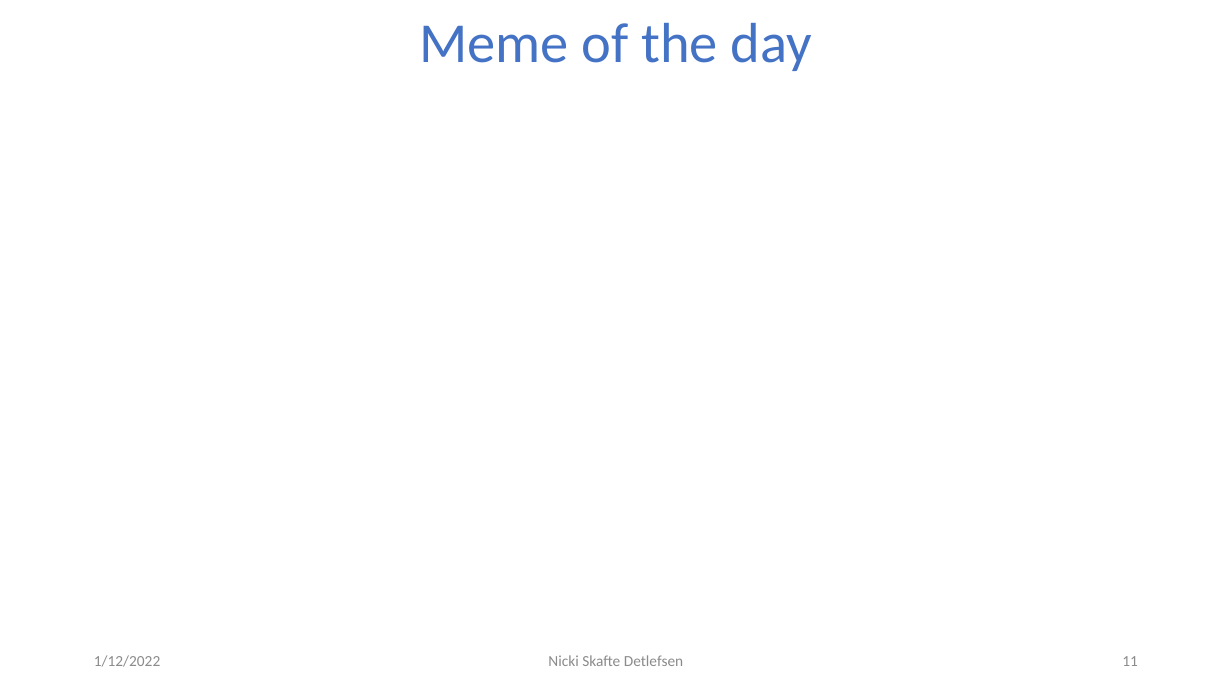
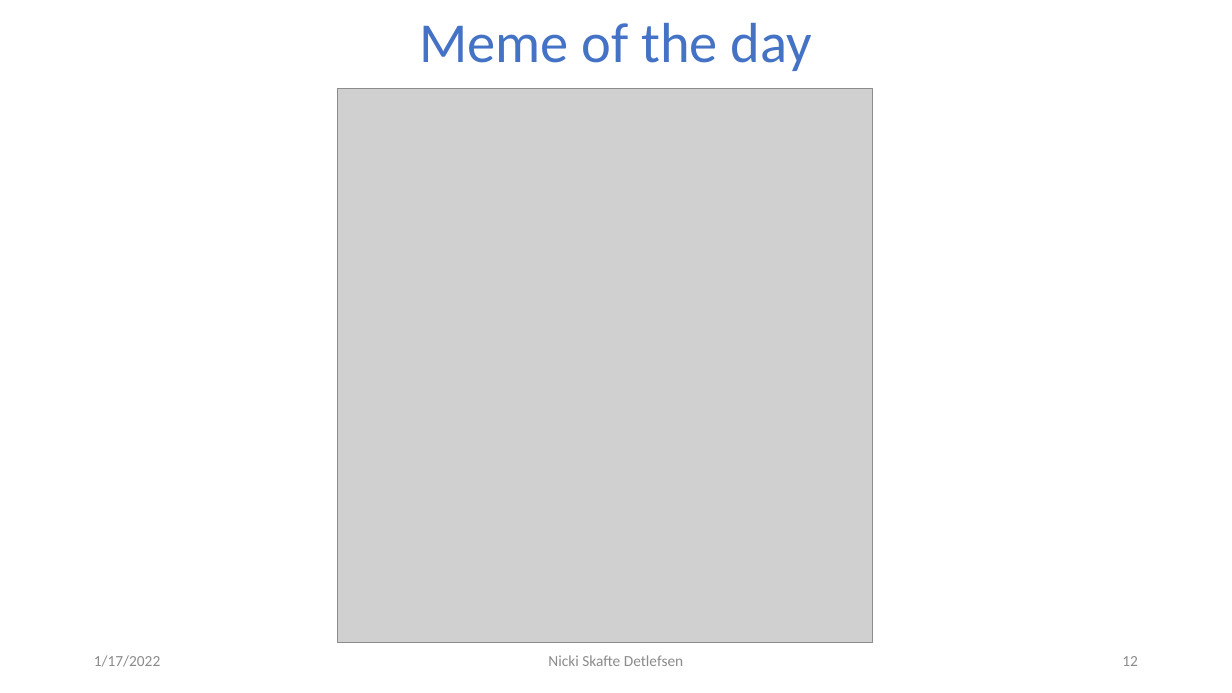
Before and after one commit to DeepEasterbunny/dtu_mlops, a slide deck: slide 12 of s8_deployment/lecture/deployment.pptx (slide 11 before the commit). Drawn at 1232x693 pixels with LibreOffice and Linux fonts; fonts in the diff are those of the drawing; grey boxes stand for pictures; background and template pictures are left out. Boxes give left, top, right and bottom in pixels: in the first picture for what was removed or moved away, otherwise in the second. Text is boxed around its words. In the diff, an @@ line names an element or a change of style, - is before the commit and + after.

```diff
--- a/s8_deployment/lecture/deployment.pptx
+++ b/s8_deployment/lecture/deployment.pptx
@@ picture added at [337,88,872,642] @@
@@ text at [94,655,160,667]: text changed @@
-1/12/2022
+1/17/2022
@@ page number at [1122,656,1138,666]: text changed @@
-11
+12
```
Also in this commit, not shown: 9 other slides changed, 1 slide added, 3 other files.
